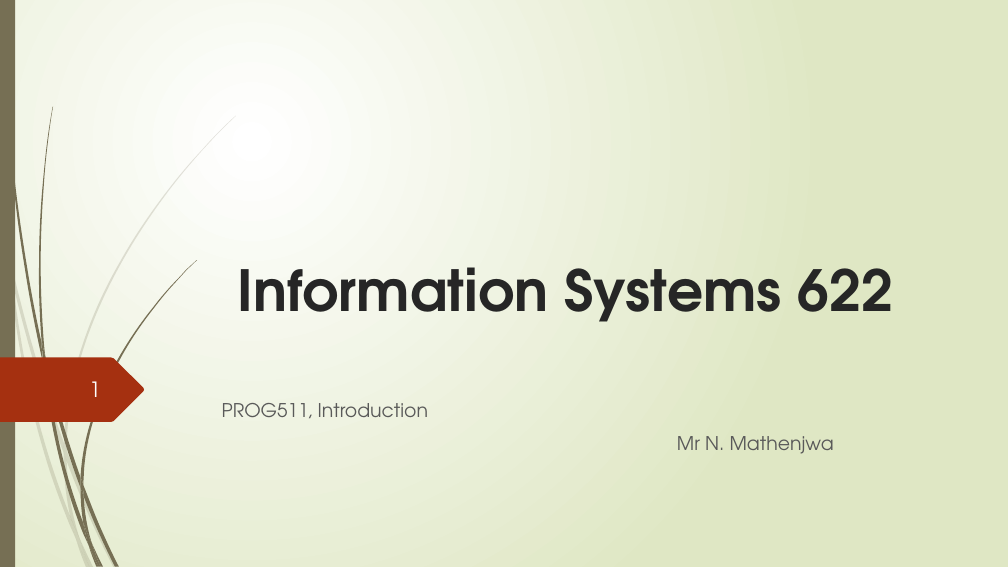
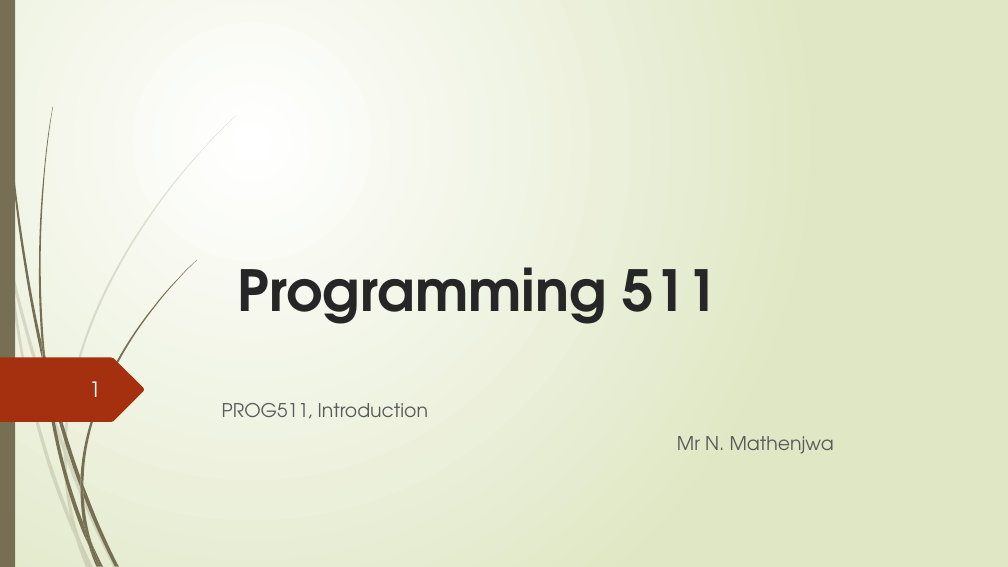
Before and after one commit to nqubekoh/PROG511, a slide deck: slide 1 of 1.Introdutory lecture Prog511.pptx. Drawn at 1008x567 pixels with LibreOffice and Linux fonts; fonts in the diff are those of the drawing. Boxes give left, top, right and bottom in pixels: in the first picture for what was removed or moved away, otherwise in the second. Text is boxed around its words. In the diff, an @@ line names an element or a change of style, - is before the commit and + after.

```diff
--- a/1.Introdutory lecture Prog511.pptx
+++ b/1.Introdutory lecture Prog511.pptx
@@ title at (237,267,718,324): text changed @@
-Information Systems 622
+Programming 511
```
